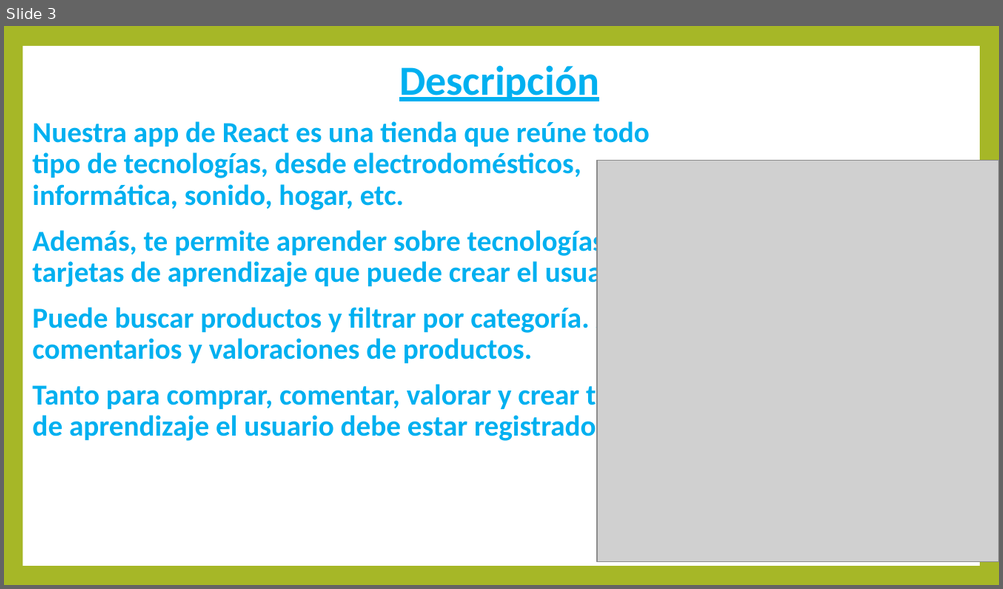
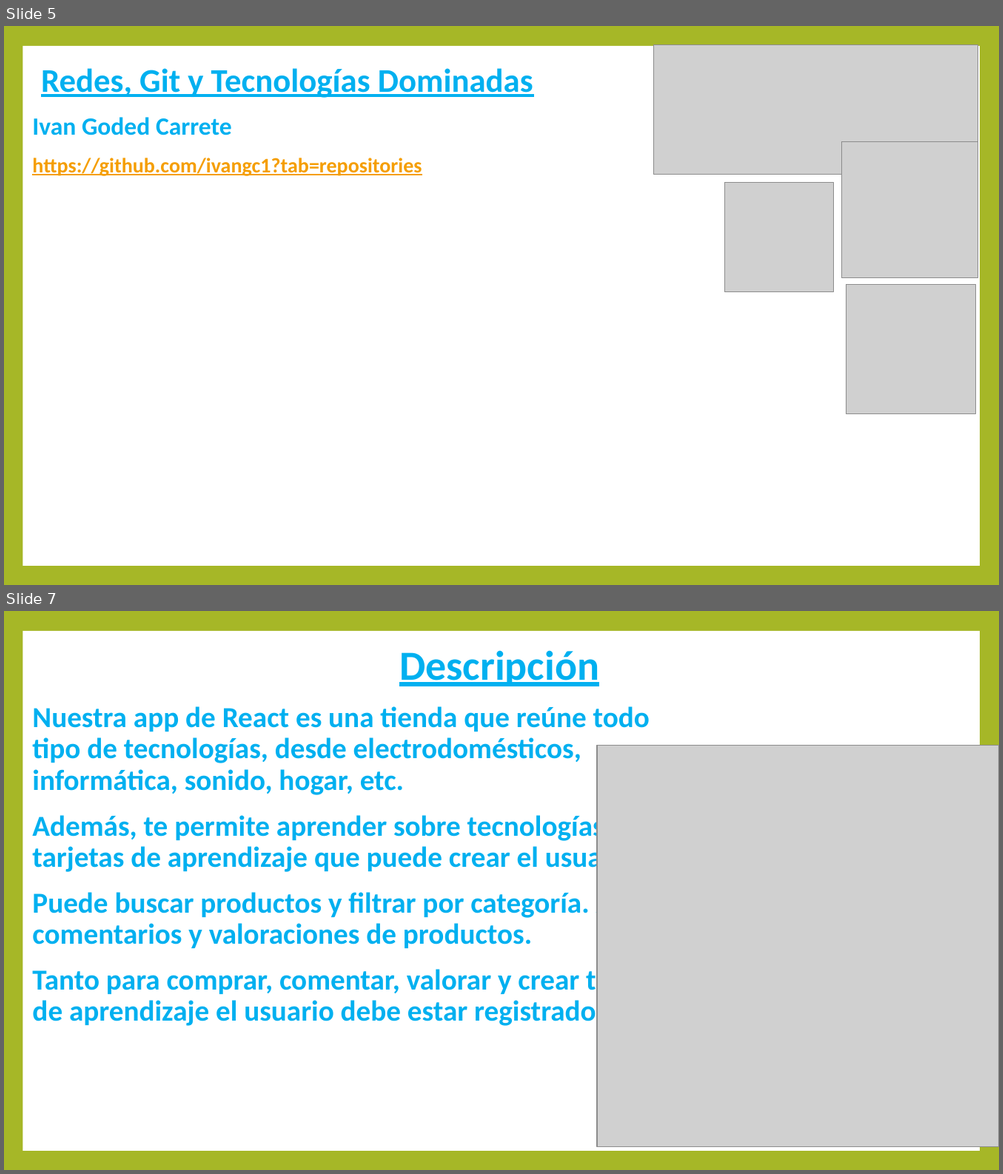
Before and after one commit to DavidCorredorMiguel/proyectogrupo2, a slide deck: Presentacion Tech Learn.pptx. Shown one above the other, each under a label of ours: slide 3 before the commit, slides 5 and 7 after it; the slides between them are not shown. The pictures are 1003x589 and 1003x1174 pixels, drawn with LibreOffice and Linux fonts; fonts in the diff are those of the drawing; grey boxes stand for pictures. Boxes give left, top, right and bottom in pixels: in the first picture for what was removed or moved away, otherwise in the second. Text is boxed around its words. In the diff, an @@ line names an element or a change of style, - is before the commit and + after.

```diff
--- a/Presentacion Tech Learn.pptx
+++ b/Presentacion Tech Learn.pptx
@@ slide 5 added at [4,26,999,585], background #A6B727; not listed: 1 template element that a slide beside it also shows @@
@@ picture added at [653,45,978,175] @@
@@ title added at [41,68,533,98], 32 pt, text #00B0F0, bold, underline @@
+Redes, Git y Tecnologías Dominadas
@@ text added at [32,117,421,176], 20 pt, text #F59E00, bold, underline @@
+Ivan Goded Carrete
+https://github.com/ivangc1?tab=repositories
@@ picture added at [841,141,978,278] @@
@@ picture added at [725,183,834,292] @@
@@ picture added at [845,285,975,414] @@
@@ what was slide 3 is now slide 7 @@
```
Also in this commit, not shown: 2 slides changed, 4 other slides added, 11 other files.
